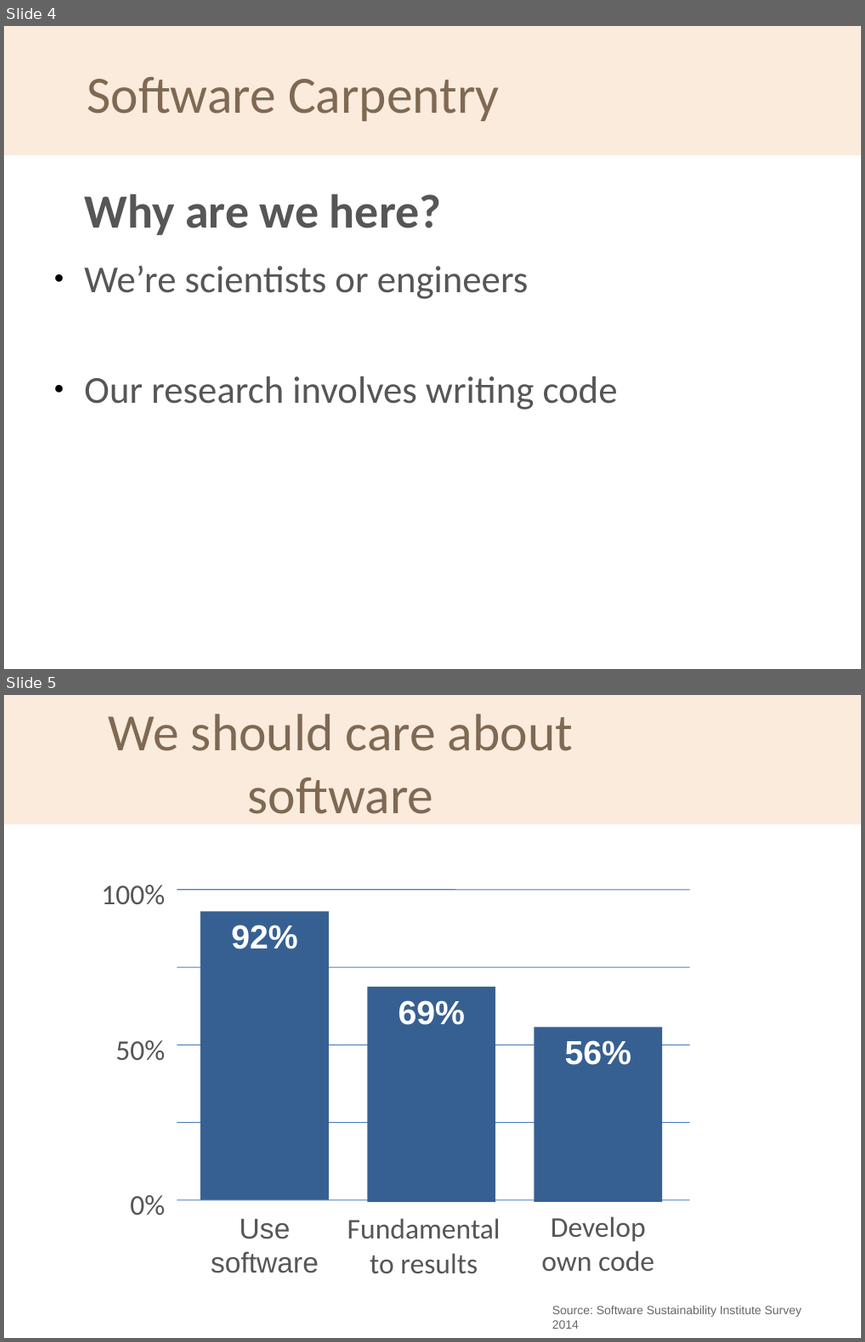
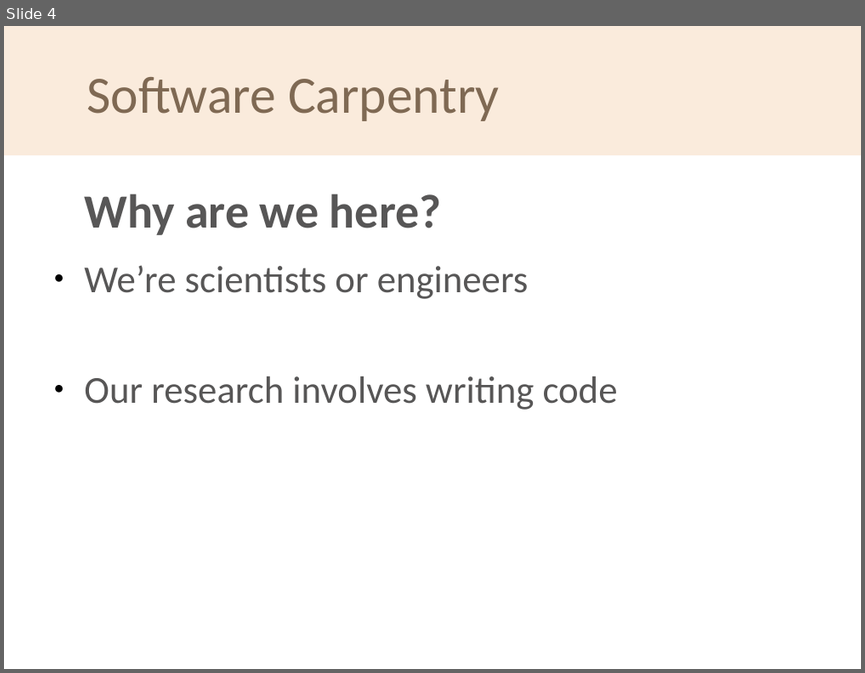
Before and after one commit to Southampton-RSG/2021-11-1-socobio-crs, a slide deck: welcome/swc-rsg-short-intro.odp. Shown one above the other, each under a label of ours: slides 4 and 5 before the commit, slide 4 after it. The pictures are 865x1342 and 865x673 pixels, drawn with LibreOffice and Linux fonts; fonts in the diff are those of the drawing; background and template pictures are left out. Boxes give left, top, right and bottom in pixels: in the first picture for what was removed or moved away, otherwise in the second. Text is boxed around its words. In the diff, an @@ line names an element or a change of style, - is before the commit and + after.

Commit message:
Update introduction to refer to 2019 soton software survey

```diff
--- a/welcome/swc-rsg-short-intro.odp
+++ b/welcome/swc-rsg-short-intro.odp
@@ slide 5 removed at <box>4,695,861,1338</box>, background #FFFFFF; not listed: 1 template element that a slide beside it also shows @@
@@ title removed at <box>109,714,573,814</box> @@
-We should care about software
@@ text removed at <box>101,885,165,905</box> @@
-100%
@@ line removed from (177, 890) to (689, 890) @@
@@ rectangle removed at <box>200,911,328,1200</box> @@
-92%
@@ line removed from (177, 967) to (689, 968) @@
@@ rectangle removed at <box>367,987,495,1202</box> @@
-69%
@@ text removed at <box>115,1040,165,1061</box> @@
-50%
@@ line removed from (177, 1044) to (689, 1044) @@
@@ rectangle removed at <box>534,1027,662,1202</box> @@
-56%
@@ line removed from (177, 1123) to (689, 1123) @@
@@ text removed at <box>130,1195,165,1215</box> @@
-0%
@@ line removed from (177, 1200) to (689, 1200) @@
@@ text removed at <box>211,1219,318,1273</box> @@
-Use software
@@ text removed at <box>347,1218,500,1273</box> @@
-Fundamental to results
@@ text removed at <box>541,1216,654,1270</box> @@
-Develop own code
@@ text removed at <box>552,1305,801,1328</box> @@
-Source: Software Sustainability Institute Survey 2014
```
Also in this commit, not shown: 3 slides changed, 4 slides added, 1 other file.
